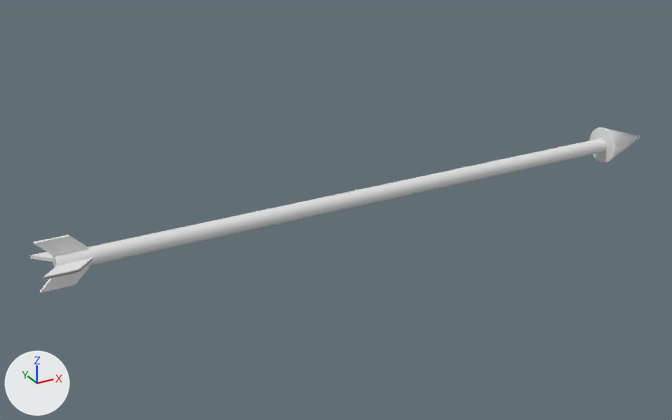
What one commit did to the Blender file game assets/Bow/Arrow.blend.
Rendered twice from a 50 mm lens placed at (-0.571, -0.951, 0.465), pointed at (-0.034, 0.024, -0.022). Every picture has the same lights, and +X, +Y and +Z are marked at lower left.

Objects in the first picture: 'Arrow'.
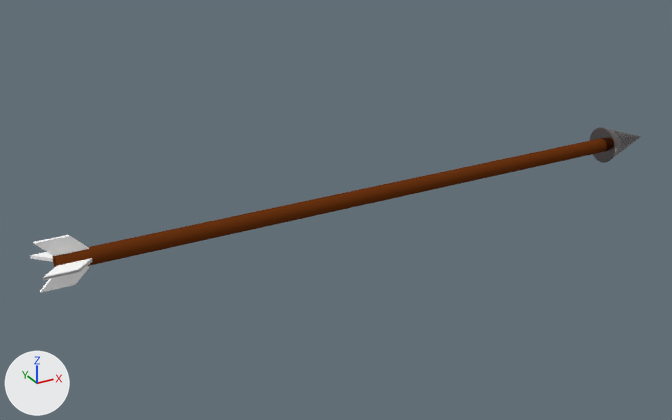
The newer file is also rescaled (x0.8) as a whole; pictures and numbers use the older file's frame.

Changed parts and their boxes [x1, y1, x2, y2] in the pictures (672 x 420 px):
part 1 of me_cylinder, recoloured
    both: [590, 127, 641, 163]
part 2 of me_cylinder, recoloured
    both: [30, 235, 92, 293]
part 3 of me_cylinder, recoloured (white to brown)
    both: [53, 138, 607, 268]

The change in detail:
Material 'Quill' (mat_quill) is new.
Its base color is (1.0, 1.0, 1.0) (white #ffffff).
Its roughness is 0.0.
Its specular ior level is 0.0.
Material 'Arrowhead' (mat_arrowhead) is new.
Its base color is (0.237, 0.208, 0.21) (grey #867e7e).
Its metallic is 1.0.
Its roughness is 0.2.
Material 'Arrowbody' (mat_arrowbody) is new.
Its base color is (0.141, 0.0335, 0.00587) (brown #693312).
Its roughness is 1.0.
Its specular ior level is 0.0.
me_cylinder has 249 vertices, 250 faces and spans x -0.42..0.48, y -0.03..0.03, z -0.03..0.03.
me_cylinder is used by ob_arrow; location (0.0, 0.0, 0.0).
me_cylinder part 1: all 160 faces centred in x 0.4..0.427, y -0.026..0.026, z -0.026..0.026 switch from no material to mat_arrowhead (grey #867e7e).
me_cylinder part 2: 33 of the faces centred in x -0.41..-0.371, y -0.03..0.03, z -0.03..0.03 switch from no material to mat_quill (white #ffffff).
me_cylinder part 3: all 57 faces centred in x -0.4..0.019, y -0.01..0.01, z -0.01..0.01 switch from no material to mat_arrowbody (brown #693312).
